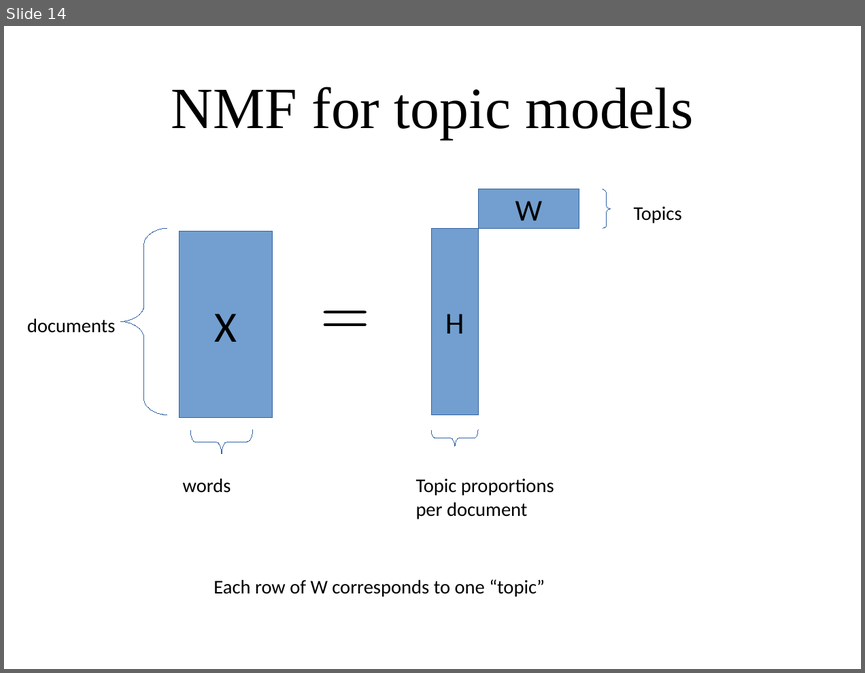
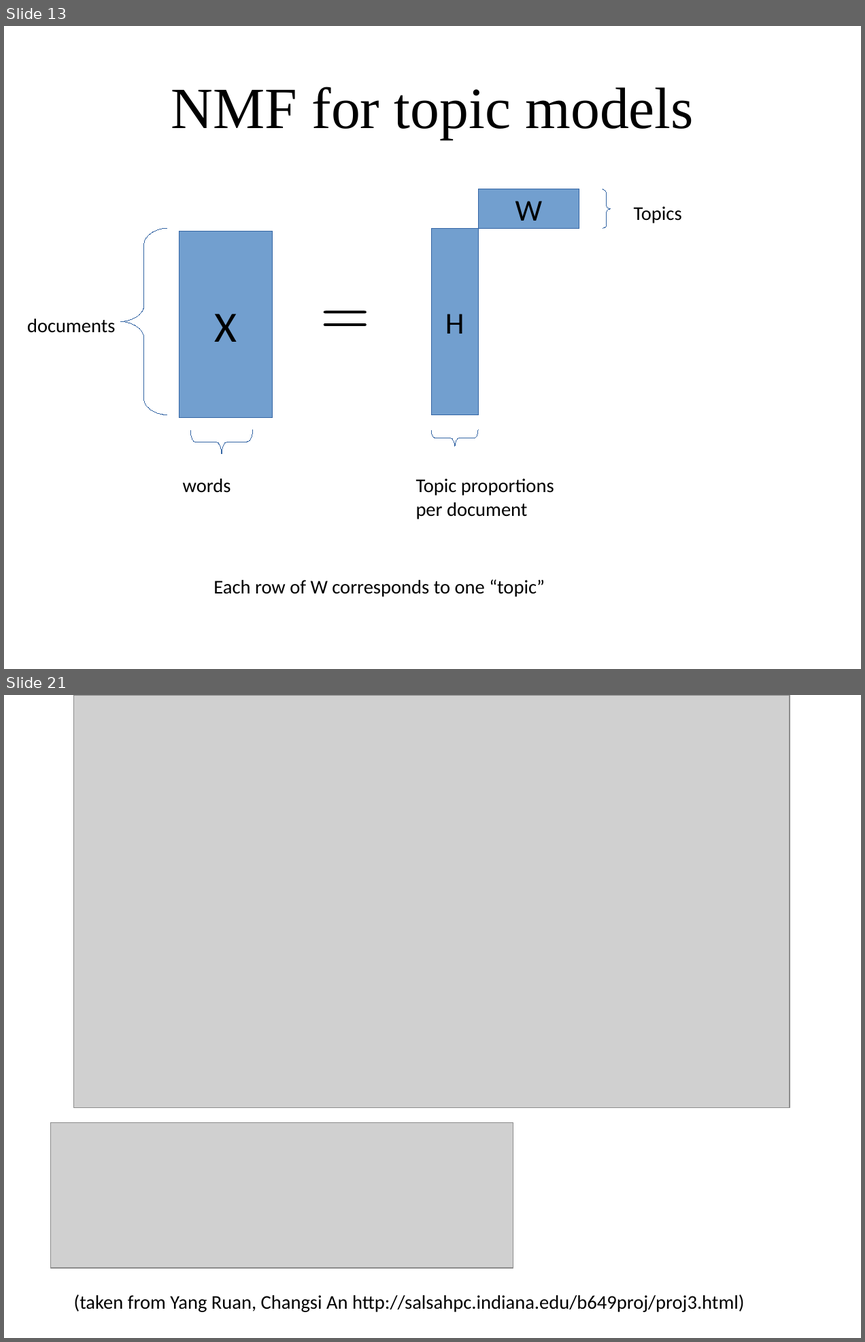
Before and after one commit to amueller/applied_ml_spring_2017, a slide deck: slides/aml-20-040517.odp. Shown one above the other, each under a label of ours: slide 14 before the commit, slides 13 and 21 after it; the slides between them are not shown. The pictures are 865x673 and 865x1342 pixels, drawn with LibreOffice and Linux fonts; fonts in the diff are those of the drawing; grey boxes stand for pictures. Boxes give left, top, right and bottom in pixels: in the first picture for what was removed or moved away, otherwise in the second. Text is boxed around its words. In the diff, an @@ line names an element or a change of style, - is before the commit and + after.

```diff
--- a/slides/aml-20-040517.odp
+++ b/slides/aml-20-040517.odp
@@ slide 21 added at [4,695,861,1338], background #FFFFFF @@
@@ picture added at [74,695,790,1108] @@
@@ picture added at [51,1123,513,1268] @@
@@ text added at [74,1294,744,1312], 18 pt, text #000000 @@
+(taken from Yang Ruan, Changsi An http://salsahpc.indiana.edu/b649proj/proj3.html)
@@ what was slide 14 is now slide 13 @@
```
Also in this commit, not shown: 2 slides changed, 14 other slides added, 1 slide removed, 1 other file.
